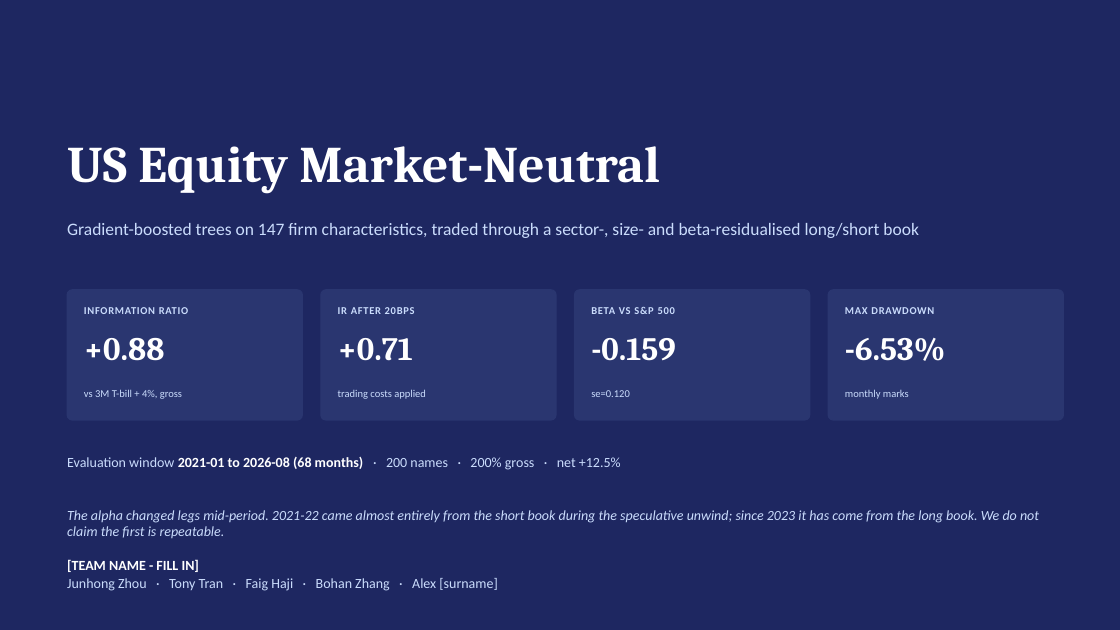
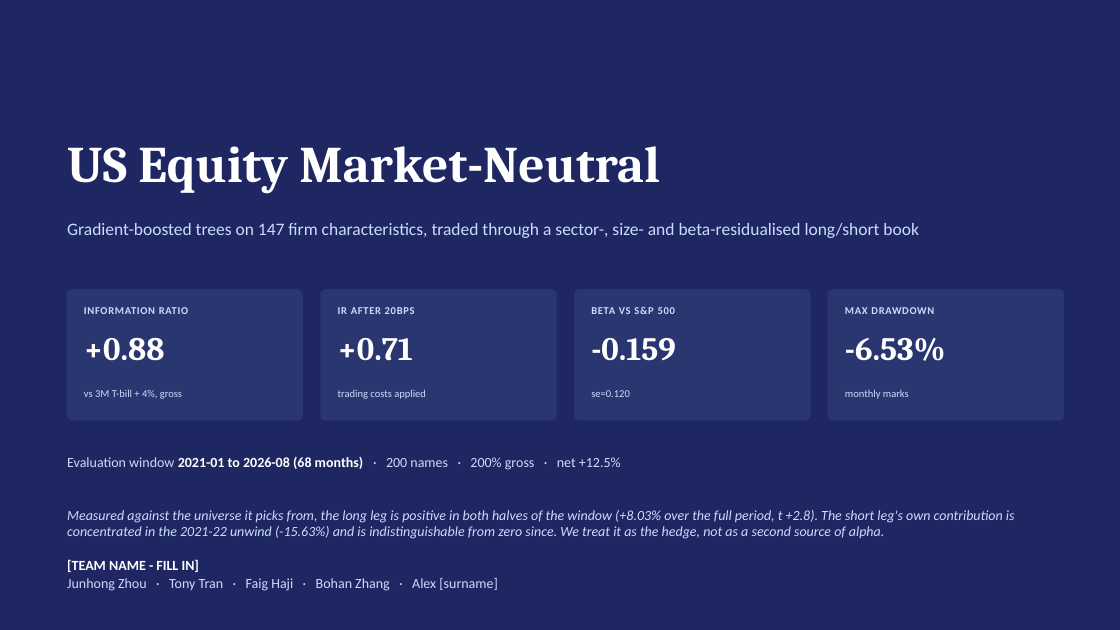
Before and after one commit to TonyTran03/hackathonfiam_zzz, a slide deck: slide 1 of 05_submission/FIAM_deck.pptx. Drawn at 1120x630 pixels with LibreOffice and Linux fonts; fonts in the diff are those of the drawing. Boxes give left, top, right and bottom in pixels: in the first picture for what was removed or moved away, otherwise in the second. Text is boxed around its words. In the diff, an @@ line names an element or a change of style, - is before the commit and + after.

```diff
--- a/05_submission/FIAM_deck.pptx
+++ b/05_submission/FIAM_deck.pptx
@@ text at bbox=[67, 510, 1015, 539]: text changed @@
-The alpha changed legs mid-period. 2021-22 came almost entirely from the short book during the speculative unwind; since 2023 it has come from the long book. We do not claim the first is repeatable.
+Measured against the universe it picks from, the long leg is positive in both halves of the window (+8.03% over the full period, t +2.8). The short leg's own contribution is concentrated in the 2021-22 unwind (-15.63%) and is indistinguishable from zero since. We treat it as the hedge, not as a second source of alpha.
```
Also in this commit, not shown: 4 other slides changed, 6 other files.
